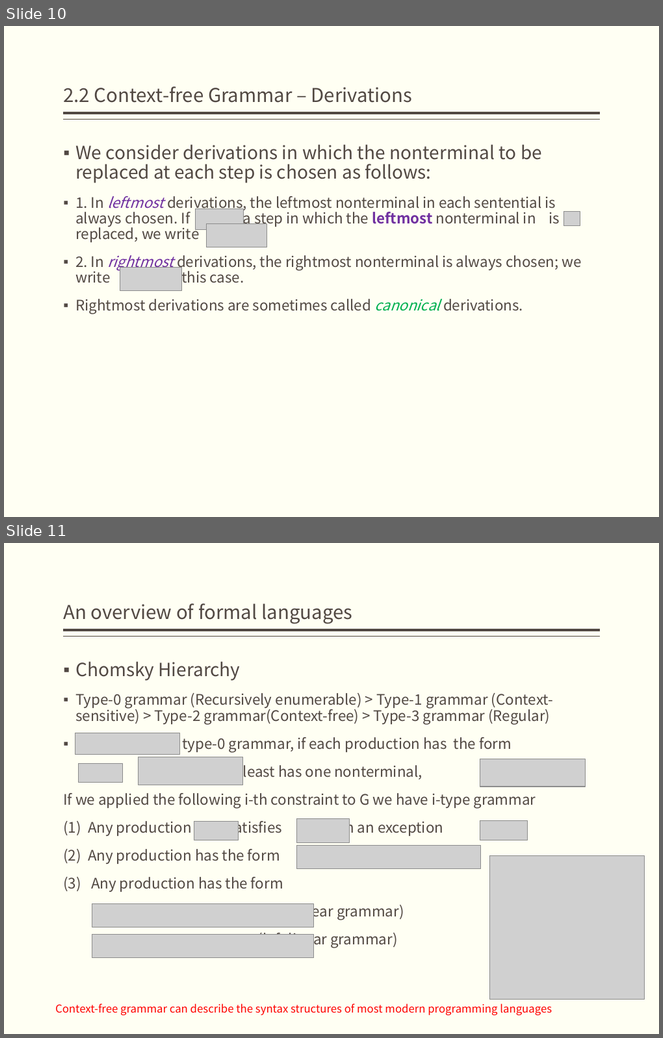
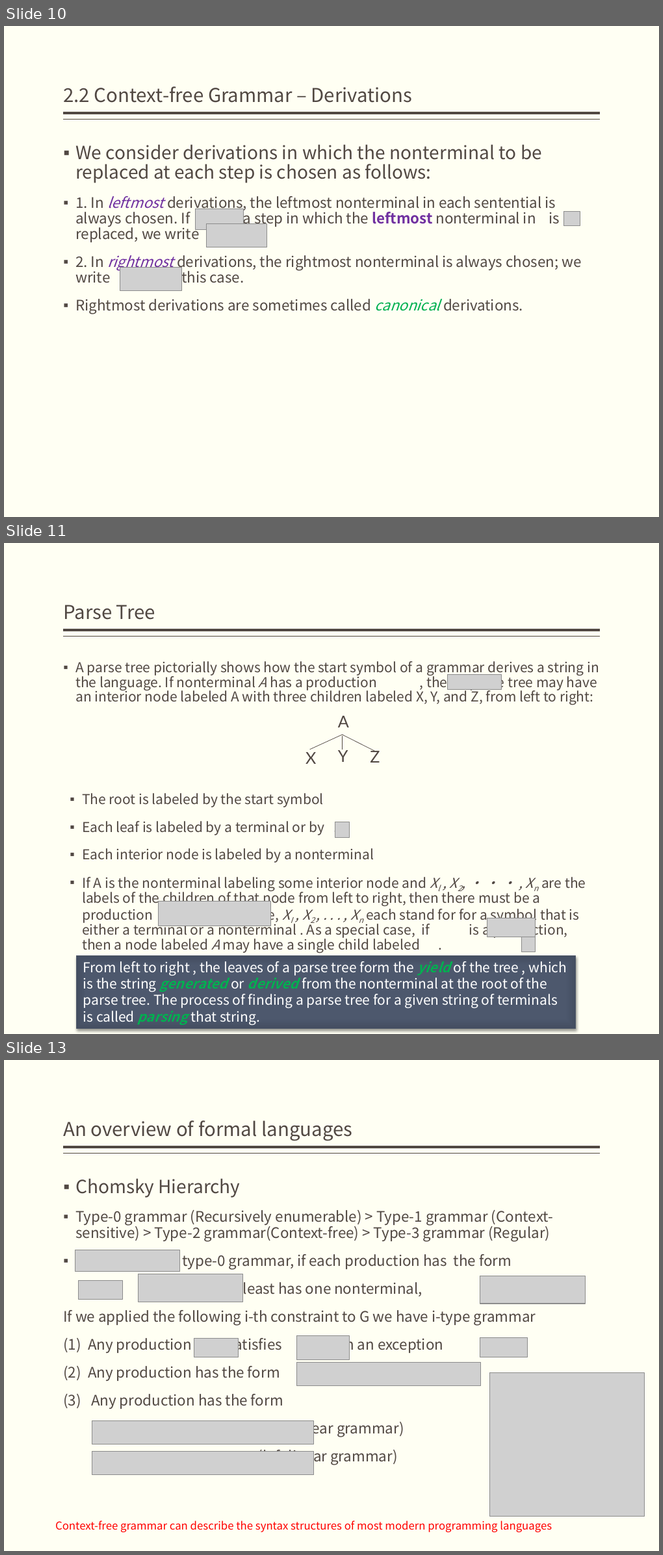
Before and after one commit to bonkboykz/jz81.github.io, a slide deck: course/compiler/LectureNotes/(Spring2017)Lecture2.pptx. Shown one above the other, each under a label of ours: slides 10 and 11 before the commit, slides 10, 11 and 13 after it; the slides between them are not shown. The pictures are 663x1038 and 663x1555 pixels, drawn with LibreOffice and Linux fonts; fonts in the diff are those of the drawing; grey boxes stand for pictures. Boxes give left, top, right and bottom in pixels: in the first picture for what was removed or moved away, otherwise in the second. Text is boxed around its words. In the diff, an @@ line names an element or a change of style, - is before the commit and + after.

Commit message:
finish lecture 2

```diff
--- a/course/compiler/LectureNotes/(Spring2017)Lecture2.pptx
+++ b/course/compiler/LectureNotes/(Spring2017)Lecture2.pptx
@@ slide 11 added at box(4, 543, 659, 1034), background #FFFFF3; not listed: 2 template elements that a slide beside it also shows @@
@@ title added at box(63, 605, 155, 620), 21 pt, text #514843 @@
+Parse Tree
@@ text added at box(76, 661, 599, 705), 15 pt, text #514843 @@
+▪ A parse tree pictorially shows how the start symbol of a grammar derives a string in the language. If nonterminal A has a production , then a parse tree may have an interior node labeled A with three children labeled X, Y, and Z, from left to right:
@@ picture added at box(447, 675, 502, 690) @@
@@ text added at box(338, 716, 349, 728), 18 pt, text #514843 @@
+A
@@ line added from (342, 735) to (310, 750), #514843 0.5 pt @@
@@ line added from (342, 736) to (342, 750), #514843 0.5 pt @@
@@ line added from (342, 735) to (375, 751), #514843 0.5 pt @@
@@ text added at box(306, 752, 316, 764), 18 pt, text #514843 @@
+X
@@ text added at box(338, 748, 348, 762), 18 pt, text #514843 @@
+Y
@@ text added at box(370, 749, 380, 763), 18 pt, text #514843 @@
+Z
@@ text added at box(82, 793, 586, 953), 15 pt, text #514843 @@
+▪ The root is labeled by the start symbol
+▪ Each leaf is labeled by a terminal or by .
+▪ Each interior node is labeled by a nonterminal
+▪ If A is the nonterminal labeling some interior node and Xl , X2, • • • , Xn are the labels of the children of that node from left to right, then there must be a production . Here, XI , X2 , . . . , Xn each stand for for a symbol that is either a terminal or a nonterminal . As a special case, if is a production, then a node labeled A may have a single child labeled .
@@ picture added at box(336, 822, 349, 838) @@
@@ picture added at box(159, 902, 270, 927) @@
@@ picture added at box(488, 919, 535, 938) @@
@@ picture added at box(521, 938, 535, 953) @@
@@ rectangle added at box(77, 956, 576, 1029), fill gradient #4E596E to #4D586D to #444E61, outline #505868 0.5 pt, 15 pt, text #FFFFFF @@
+From left to right , the leaves of a parse tree form the yield of the tree , which is the string generated or derived from the nonterminal at the root of the parse tree. The process of finding a parse tree for a given string of terminals is called parsing that string.
@@ what was slide 11 is now slide 13 @@
```
Also in this commit, not shown: 2 other slides added.
